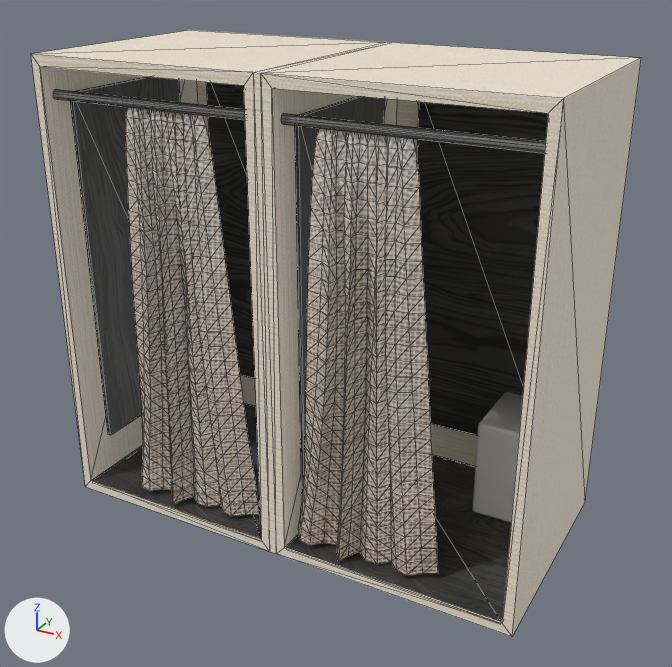
Before and after pictures for a commit that changed the FBX model bin/models/ModelsMall/SalaNike/probadores.fbx.
Both versions are drawn from a 50 mm camera at (4.51, 1.06, 3.33) aimed at (2.07, 5.48, 1.12). Every picture has the same lights, and +X, +Y and +Z are marked at lower left. Mesh edges are drawn as thin lines on the coarser meshes. Where no turn or scale is listed for an object, it has been applied to the vertices.

Objects in the first picture: 'chuanglian', 'gengyijian_dengzilan', 'gengyijian_ditan', 'gengyijian_jingzi', 'gengyijian_kuangjia', 'gengyijianjiazi'.
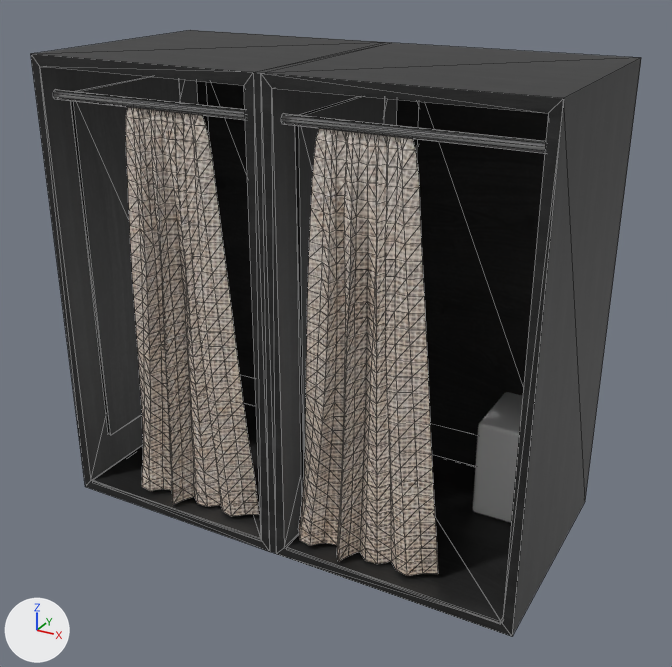
Changed parts and their boxes (x1, y1, x2, y2) in the pictures (672 x 667 px):
'gengyijian_kuangjia', surface changed: (31, 30, 641, 637) in both

The edits, one by one:
Picture '360_F_402105545_rMPPVGasYtqR7QkERCaiWWIgDMpgff1M.jpg' (img_360_f_402105545_rmppvgasytqr7qkercaiwwigdmpgff1m_jpg) is new.
Material 'Material.047' (mat_material_047) changes its picture from img_woodtex3_jpg to img_360_f_402105545_rmppvgasytqr7qkercaiwwigdmpgff1m_jpg.
